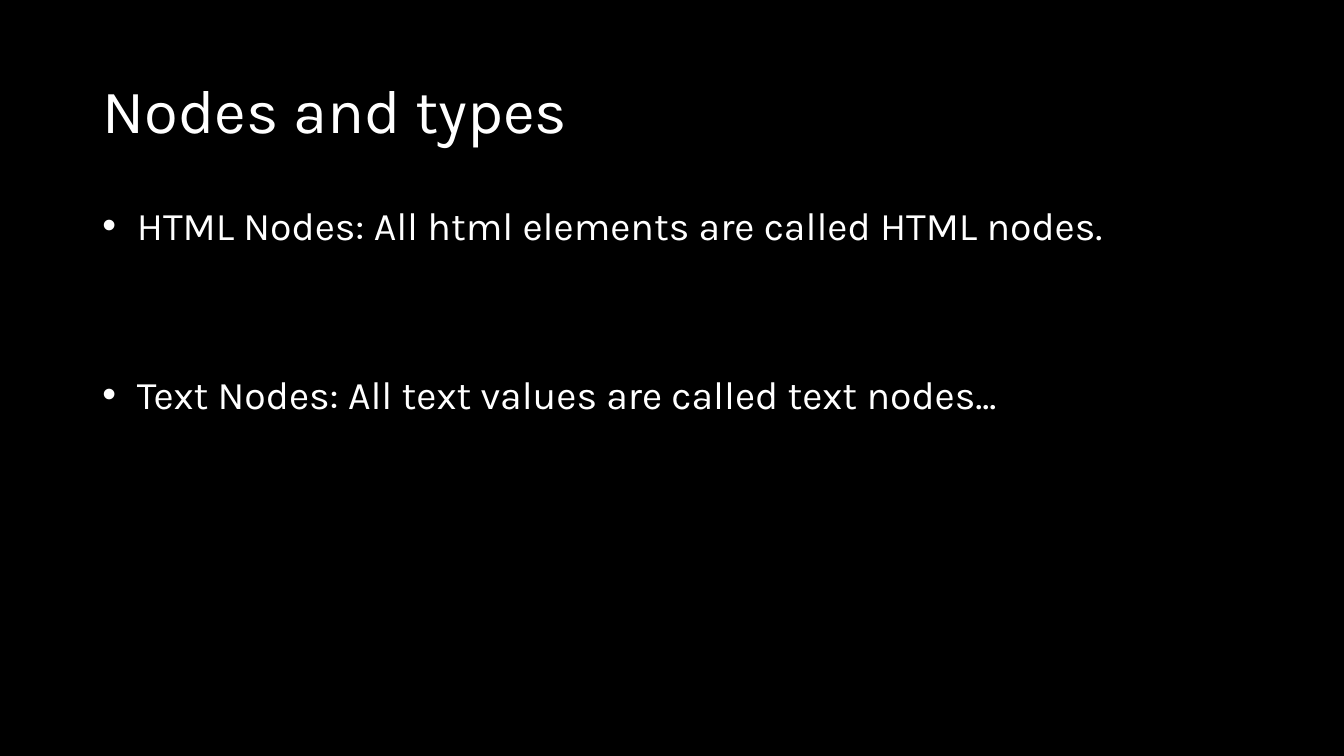
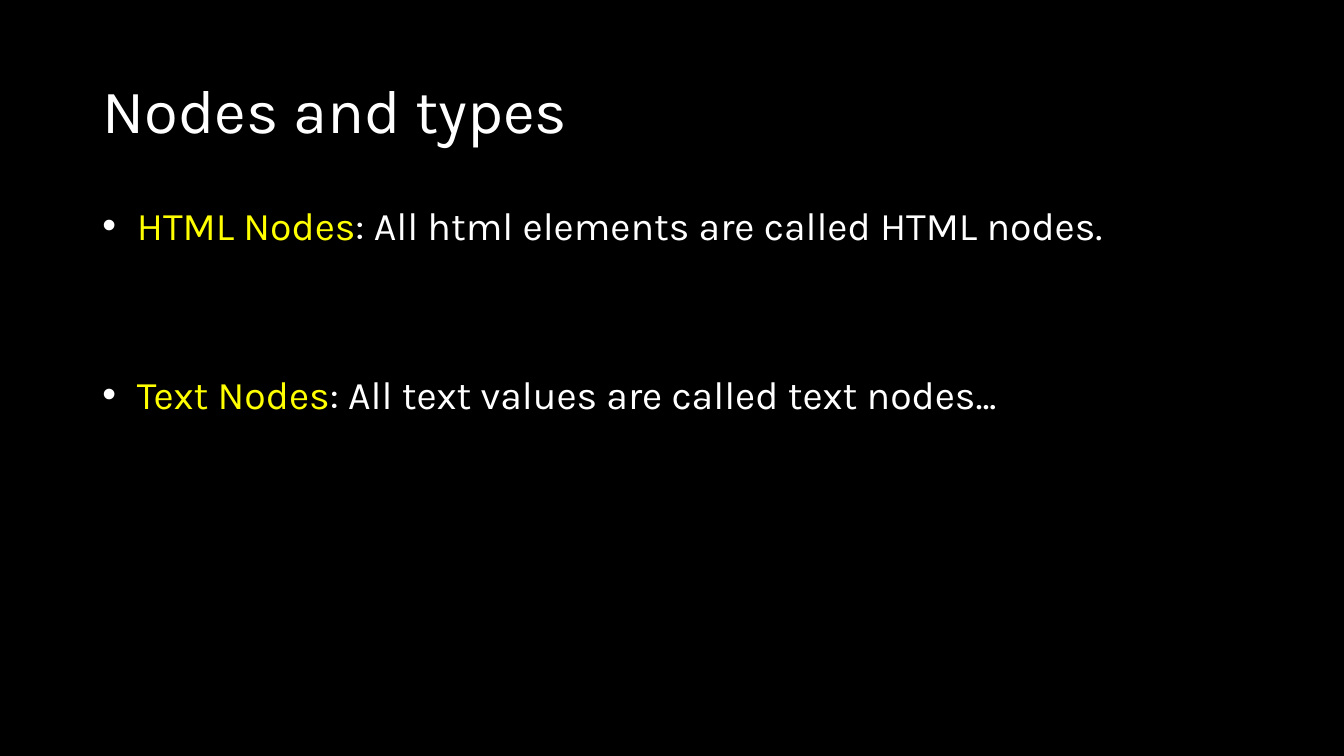
Before and after one commit to natiquekeyin/fall2024, a slide deck: slide 9 of FrontEnd/Week5/Week 5.pptx. Drawn at 1344x756 pixels with LibreOffice and Linux fonts; fonts in the diff are those of the drawing. Boxes give left, top, right and bottom in pixels: in the first picture for what was removed or moved away, otherwise in the second. Text is boxed around its words. In the diff, an @@ line names an element or a change of style, - is before the commit and + after.

```diff
--- a/FrontEnd/Week5/Week 5.pptx
+++ b/FrontEnd/Week5/Week 5.pptx
@@ text "HTML Nodes: All html elements ..." at (x1=137, y1=213, x2=1103, y2=410): text colour #FFFFFF to #FFFF00 in "HTML Nodes:", "Text Nodes:" @@
```
Also in this commit, not shown: 4 other slides changed, 4 other files.
